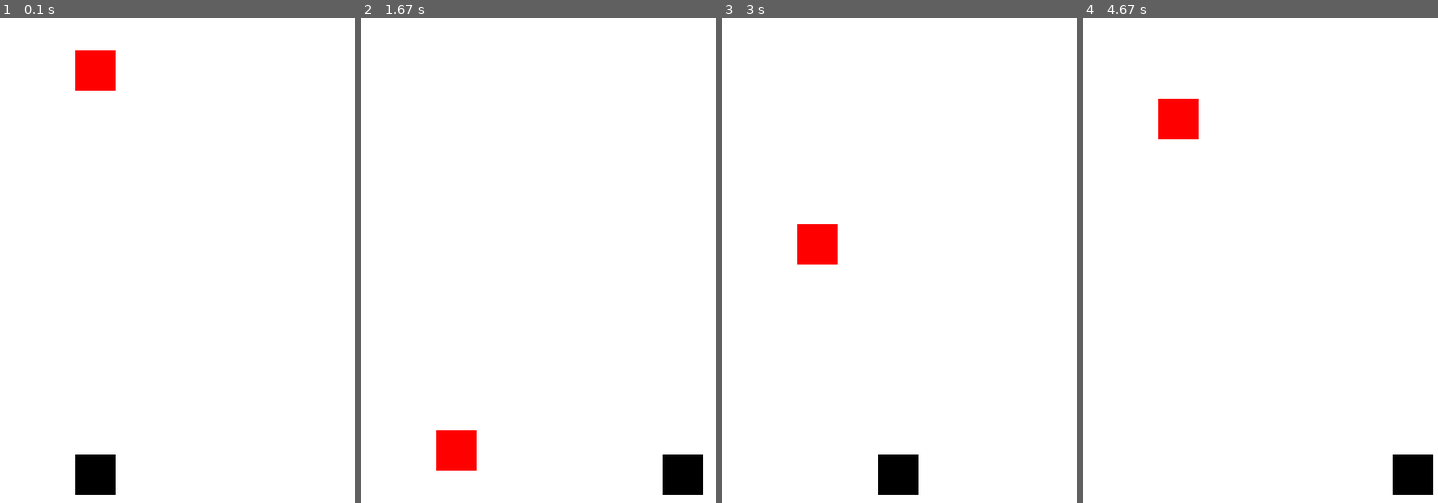
Above: before the commit, frames 1-4 (left to right).
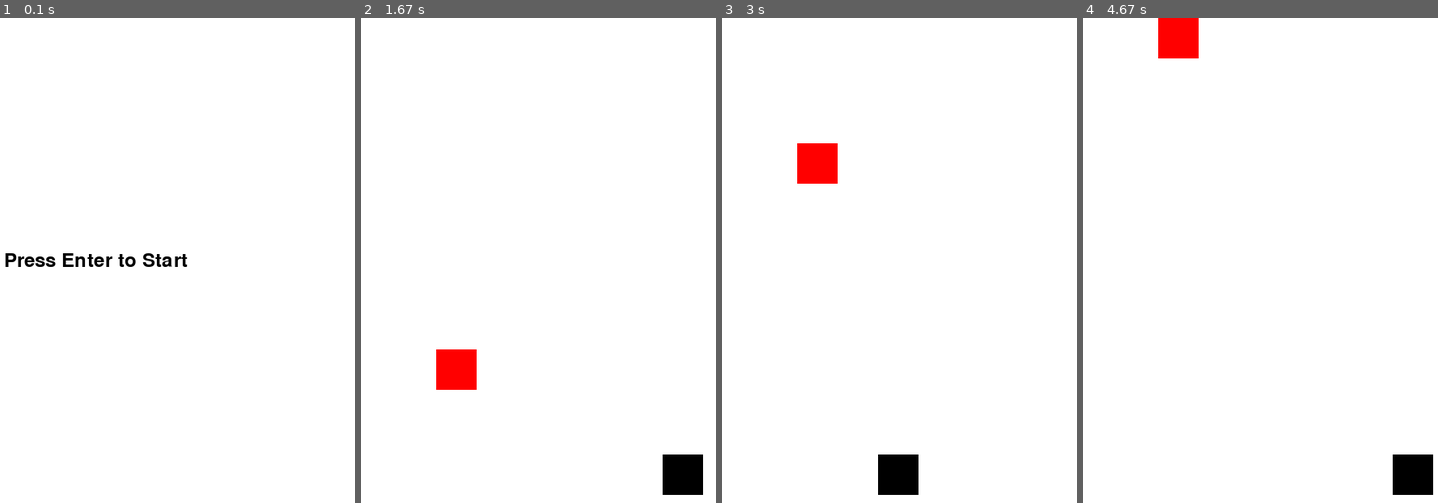
Above: after the commit, the same moments.

Repository: zwazel/pygame-experiment
Game: pygame game, started from main.py
The game is run twice, just before and just after one commit, with the same random seed, the same clock (stepped at 60 frames per second) and the same inputs.
Inputs:
- Up to frame 1 (0.1 s): no input
- Up to frame 2 (1.67 s): tap Enter at 0.33 s; hold D 0.67-1.13 s; hold D 1.17-1.63 s
- Up to frame 3 (3 s): hold A 1.67-2.2 s; hold A 2.23-2.63 s; hold D from 2.67 s (still down)
- Up to frame 4 (4.67 s): release D at 3.3 s; hold A 3.33-3.8 s; hold D 3.83-4.3 s; hold D from 4.33 s (still down)

The runs differ from the first frame. In frame 1, 2.6% of the frame differs, in the area x 1-53%, y 6-99%; in frame 2, 1.9%; in frame 3, 1.9%; in frame 4, 1.9%.

Commit message:
"main menu"

Diff:
--- a/main.py
+++ b/main.py
@@ -7,64 +7,91 @@
 # Set up the display
 width, height = 800, 600
 screen = pygame.display.set_mode((width, height))
-pygame.display.set_caption("Moving Squares")
+pygame.display.set_caption("Main Menu")
+
+# Set up fonts
+font = pygame.font.Font(None, 36)
+
+# Define colors
+white = (255, 255, 255)
+red = (255, 0, 0)
+black = (0, 0, 0)
+
+# Set up the clock for controlling the frame rate
+clock = pygame.time.Clock()
+
+# Define game states
+MENU = 0
+GAME = 1
+current_state = MENU
 
 # Set up the red square
 red_square_size = 50
-red_square_color = (255, 0, 0)  # Red
+red_square_color = red
 red_square_x = width // 2 - red_square_size // 2
 red_square_y = 10  # Start position near the top
 red_square_speed = 5
 
 # Set up the black square
 black_square_size = 50
-black_square_color = (0, 0, 0)  # Black
+black_square_color = black
 black_square_x = width // 2 - black_square_size // 2
 black_square_y = height - black_square_size - 10  # Start position near the bottom
 black_square_speed = 5
 
-# Set up the clock for controlling the frame rate
-clock = pygame.time.Clock()
-
-# Run the game loop
+# Main game loop
 while True:
     for event in pygame.event.get():
         if event.type == pygame.QUIT:
             pygame.quit()
             sys.exit()
 
-    # Move the red square down
-    red_square_y += red_square_speed
+        if current_state == MENU and event.type == pygame.KEYDOWN and event.key == pygame.K_RETURN:
+            # Switch to the game state when the user presses Enter in the main menu
+            current_state = GAME
 
-    # Wrap around to the top when the red square goes off the bottom of the screen
-    if red_square_y > height:
-        red_square_y = -red_square_size
+    # Main menu
+    if current_state == MENU:
+        screen.fill(white)
+        text = font.render("Press Enter to Start", True, black)
+        screen.blit(text, (width // 2 - text.get_width() // 2, height // 2 - text.get_height() // 2))
 
-    # Move the black square based on keyboard input
-    keys = pygame.key.get_pressed()
-    if keys[pygame.K_a] and black_square_x > 0:
-        black_square_x -= black_square_speed
-    if keys[pygame.K_d] and black_square_x < width - black_square_size:
-        black_square_x += black_square_speed
+    # Game state
+    elif current_state == GAME:
+        # Move the red square down
+        red_square_y += red_square_speed
 
-    # Collision detection
-    red_rect = pygame.Rect(red_square_x, red_square_y, red_square_size, red_square_size)
-    black_rect = pygame.Rect(black_square_x, black_square_y, black_square_size, black_square_size)
+        # Wrap around to the top when the red square goes off the bottom of the screen
+        if red_square_y > height:
+            red_square_y = -red_square_size
 
-    if red_rect.colliderect(black_rect):
-        # Reset the positions of both squares
-        red_square_y = 10
-        black_square_x = width // 2 - black_square_size // 2
-        black_square_y = height - black_square_size - 10
+        # Move the black square based on keyboard input
+        keys = pygame.key.get_pressed()
+        if keys[pygame.K_a] and black_square_x > 0:
+            black_square_x -= black_square_speed
+        if keys[pygame.K_d] and black_square_x < width - black_square_size:
+            black_square_x += black_square_speed
 
-    # Clear the screen
-    screen.fill((255, 255, 255))  # Fill with white color
+        # Collision detection
+        red_rect = pygame.Rect(red_square_x, red_square_y, red_square_size, red_square_size)
+        black_rect = pygame.Rect(black_square_x, black_square_y, black_square_size, black_square_size)
 
-    # Draw the red square
-    pygame.draw.rect(screen, red_square_color, (red_square_x, red_square_y, red_square_size, red_square_size))
+        if red_rect.colliderect(black_rect):
+            print("Collision!")
 
-    # Draw the black square
-    pygame.draw.rect(screen, black_square_color, (black_square_x, black_square_y, black_square_size, black_square_size))
+            # Reset the positions of both squares
+            red_square_y = 10
+            black_square_x = width // 2 - black_square_size // 2
+            black_square_y = height - black_square_size - 10
+
+        # Clear the screen
+        screen.fill(white)
+
+        # Draw the red square
+        pygame.draw.rect(screen, red_square_color, (red_square_x, red_square_y, red_square_size, red_square_size))
+
+        # Draw the black square
+        pygame.draw.rect(screen, black_square_color, (black_square_x, black_square_y, black_square_size, black_square_size))
 
     # Update the display
     pygame.display.flip()
